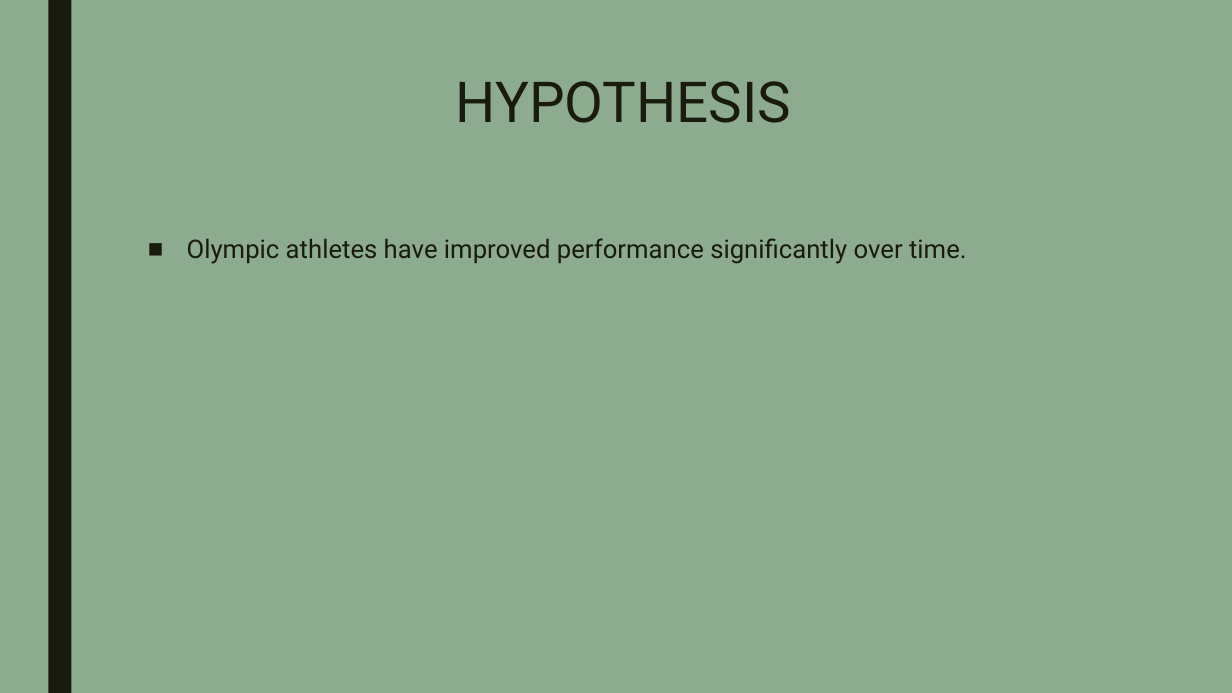
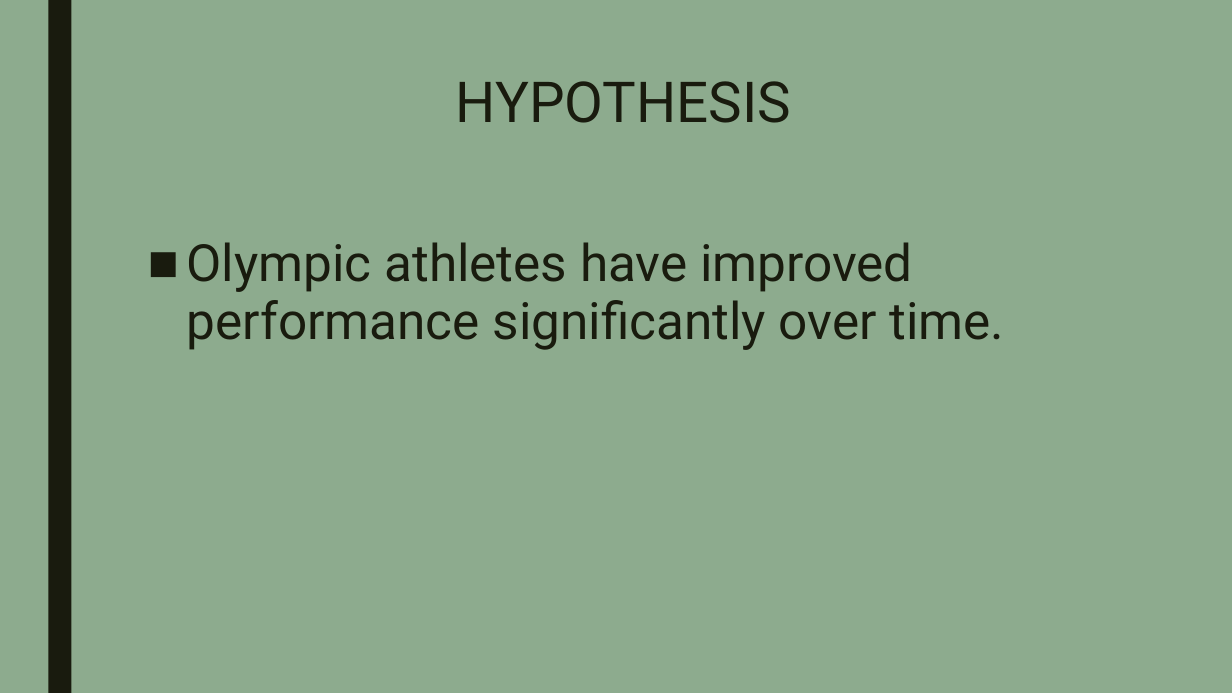
Before and after one commit to dstagner63/Project1, a slide deck: slide 3 of PROJECT 1 - Presentation.pptx. Drawn at 1232x693 pixels with LibreOffice and Linux fonts; fonts in the diff are those of the drawing. Boxes give left, top, right and bottom in pixels: in the first picture for what was removed or moved away, otherwise in the second. Text is boxed around its words. In the diff, an @@ line names an element or a change of style, - is before the commit and + after.

Commit message:
change

```diff
--- a/PROJECT 1 - Presentation.pptx
+++ b/PROJECT 1 - Presentation.pptx
@@ text "Olympic athletes have improved performance ..." at <box>187,242,1004,350</box>: size 20 to 40 pt @@
```
